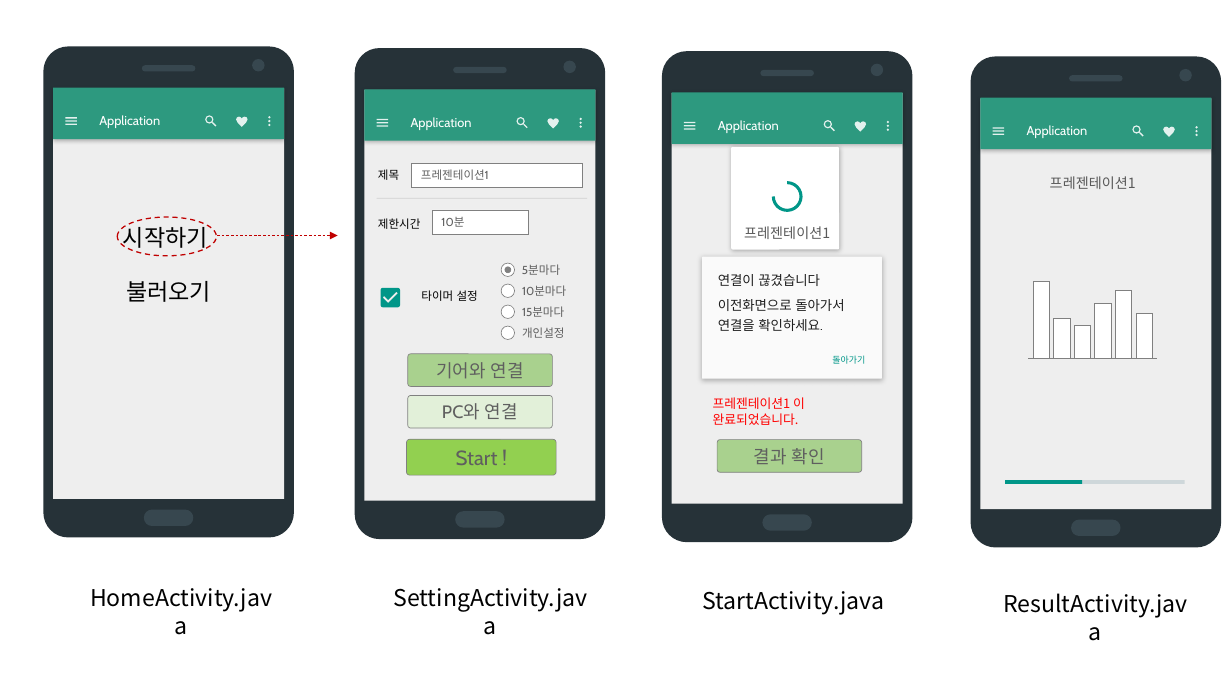
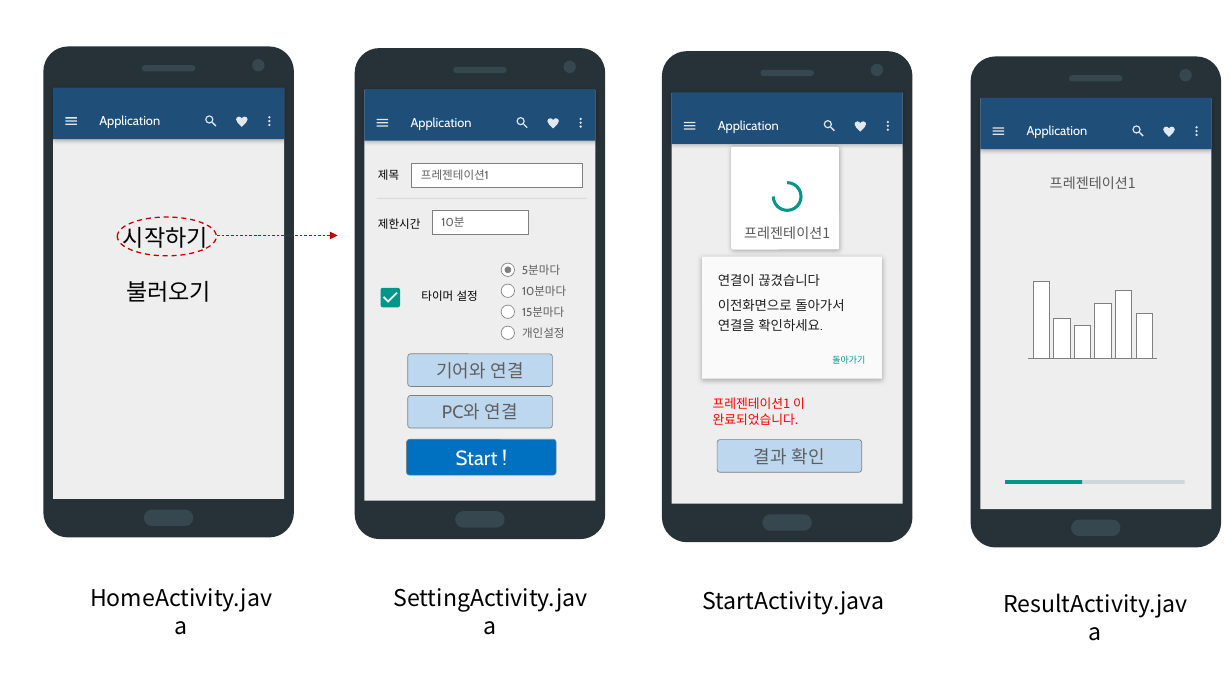
Before and after one commit to quki/PREZENTAINER, a slide deck: slide 3 of 스토리보드.pptx (slide 2 before the commit). Drawn at 1232x693 pixels with LibreOffice and Linux fonts; fonts in the diff are those of the drawing. Boxes give left, top, right and bottom in pixels: in the first picture for what was removed or moved away, otherwise in the second. Text is boxed around its words. In the diff, an @@ line names an element or a change of style, - is before the commit and + after.

```diff
--- a/스토리보드.pptx
+++ b/스토리보드.pptx
@@ fill #2D997F to #1F4E79 in 4 elements at box(54, 88, 285, 140), box(981, 98, 1212, 150), box(364, 90, 595, 141), box(672, 92, 903, 144) @@
@@ rounded rectangle "기어와 연결" at box(408, 354, 552, 386): fill #A9D18E to #BDD7EE @@
@@ rounded rectangle "PC와 연결" at box(408, 396, 552, 428): fill #E2F0D9 to #BDD7EE @@
@@ rounded rectangle "Start !" at box(407, 439, 556, 475): text colour #5F5F5F to #FFFFFF; fill #92D050 to #0070C0 @@
@@ rounded rectangle "결과 확인" at box(717, 440, 861, 472): fill #A9D18E to #BDD7EE @@
```
Also in this commit, not shown: 7 other slides changed, 1 slide added, 57 other files.
